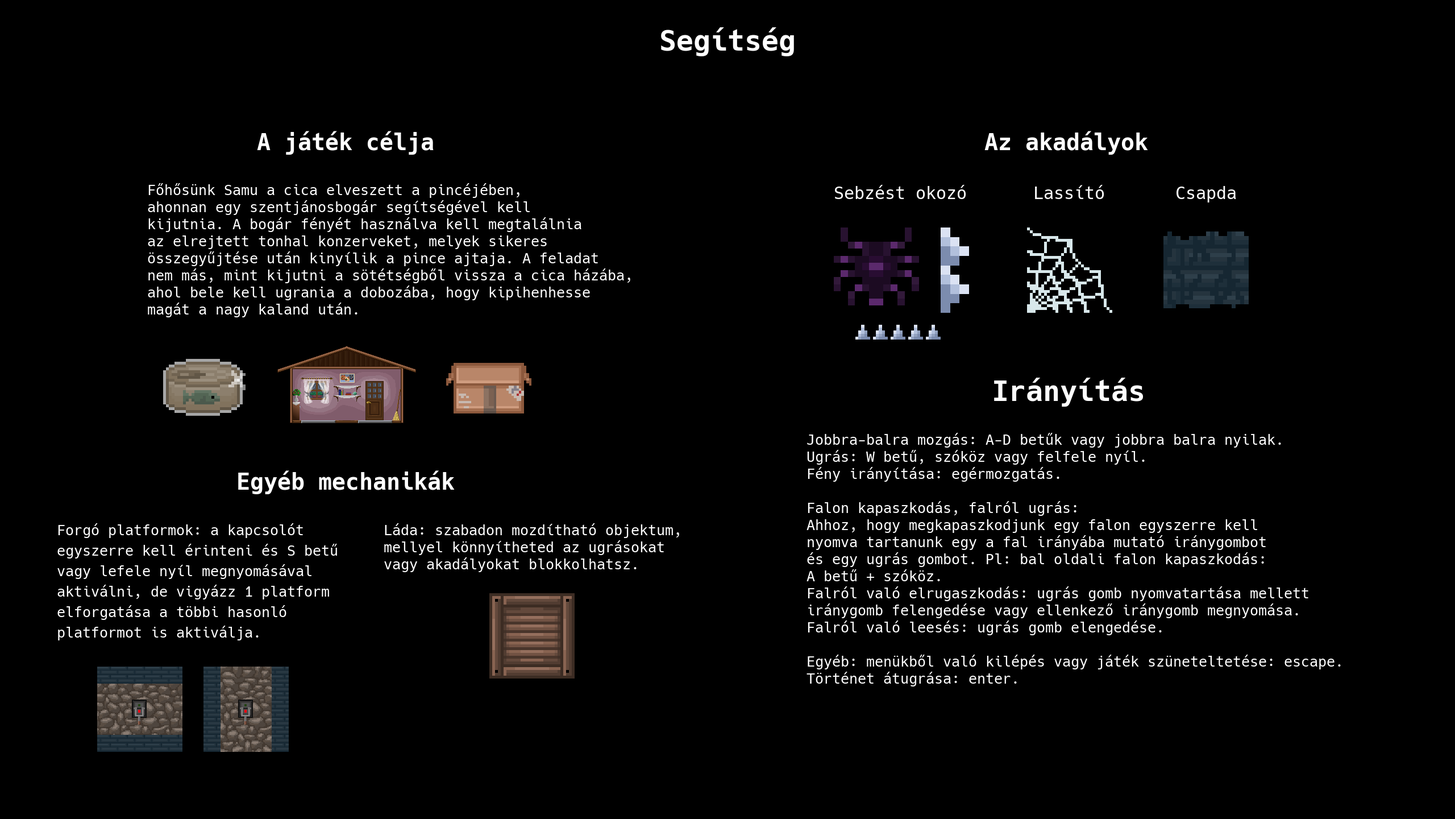
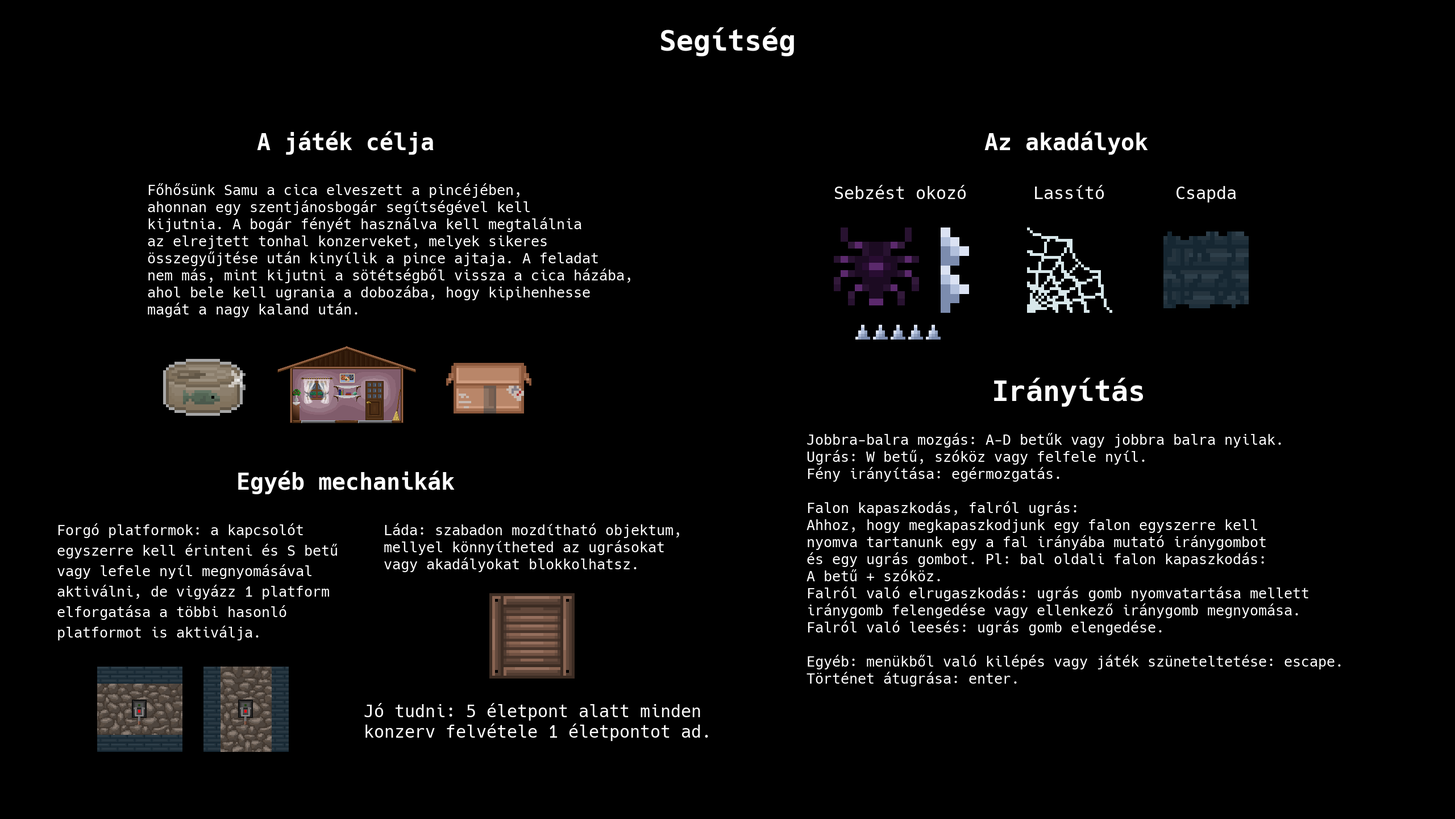
Layered file, before and after one edit (1455 x 819). Changes by layer:
added layer "Jó tudni: 5 életpont alatt min..." above "Láda: szabadon mozdítható obje..." over box(364, 702, 709, 741)
